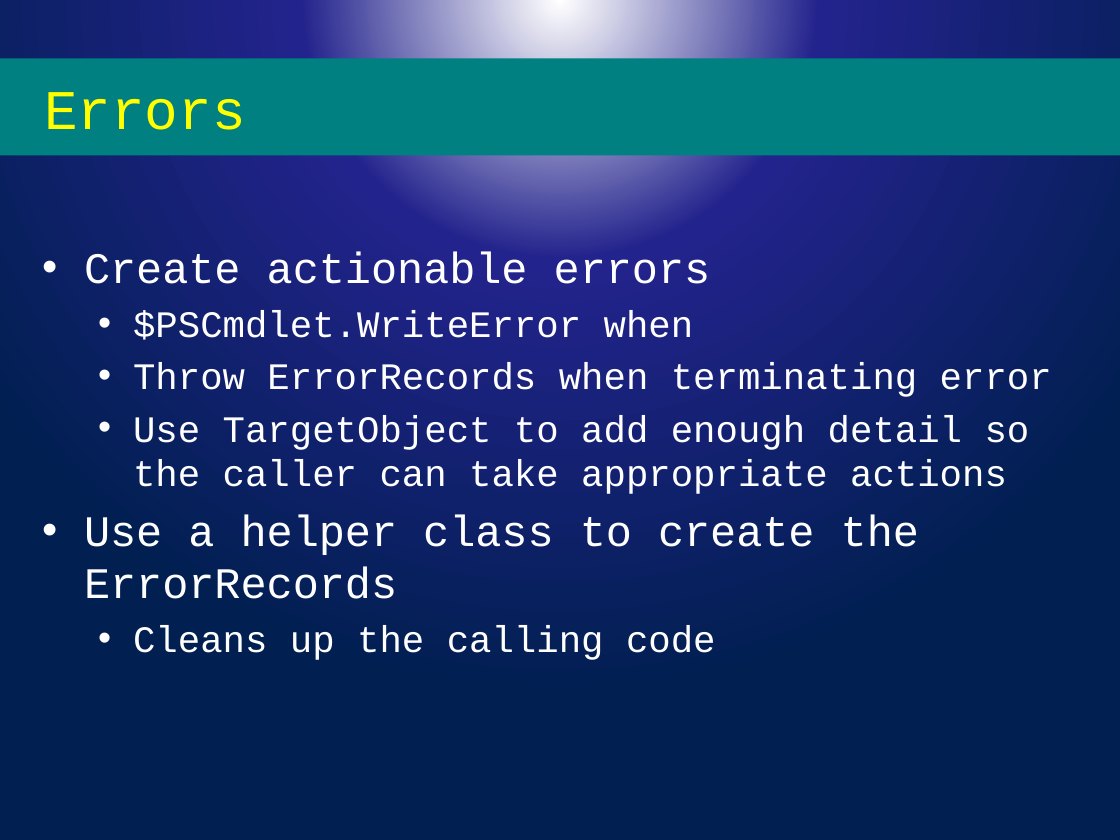
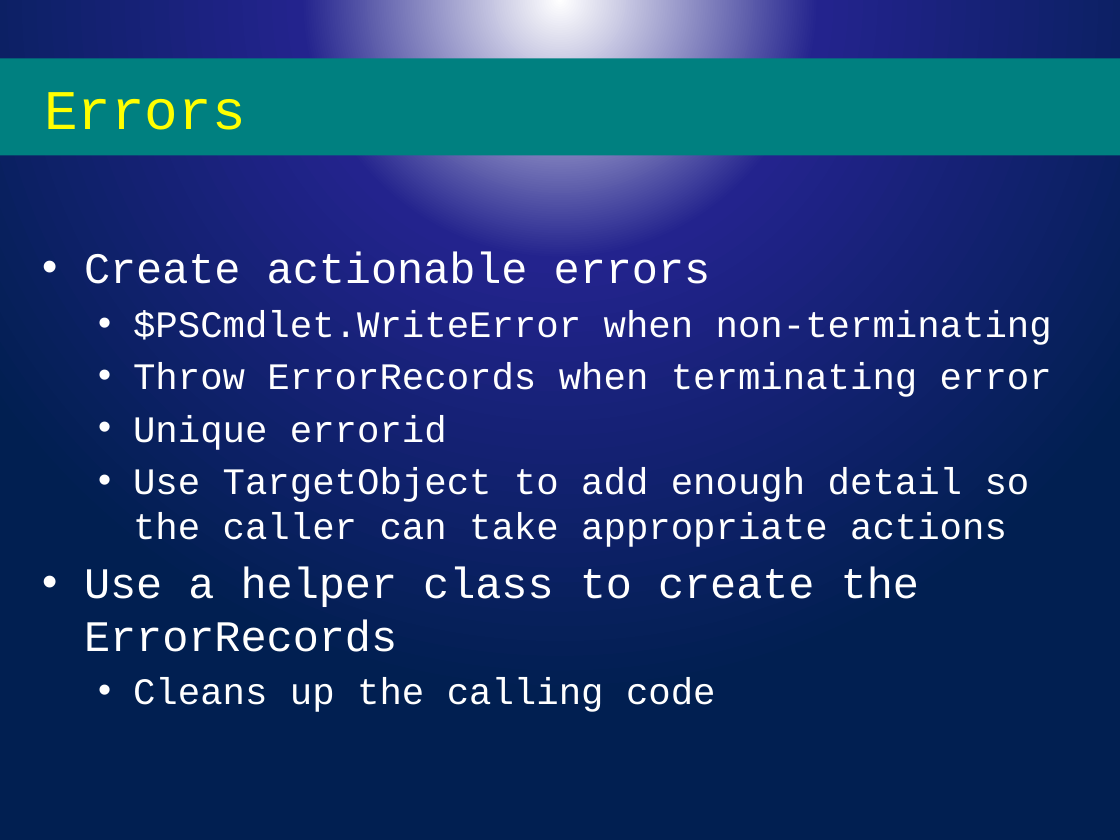
Before and after one commit to powercode/PSConfEU, a slide deck: slide 7 of PSCONFEU_Modules2017.pptx. Drawn at 1120x840 pixels with LibreOffice and Linux fonts; fonts in the diff are those of the drawing; background and template pictures are left out. Boxes give left, top, right and bottom in pixels: in the first picture for what was removed or moved away, otherwise in the second. Text is boxed around its words. In the diff, an @@ line names an element or a change of style, - is before the commit and + after.

```diff
--- a/PSCONFEU_Modules2017.pptx
+++ b/PSCONFEU_Modules2017.pptx
@@ text at (133,310,1052,345): text changed @@
-  • $PSCmdlet.WriteError when
+  • $PSCmdlet.WriteError when non-terminating
@@ text at (133,415,447,450): paragraph added @@
+  • Unique errorid
```
Also in this commit, not shown: 1 other slide changed, 6 other files.
